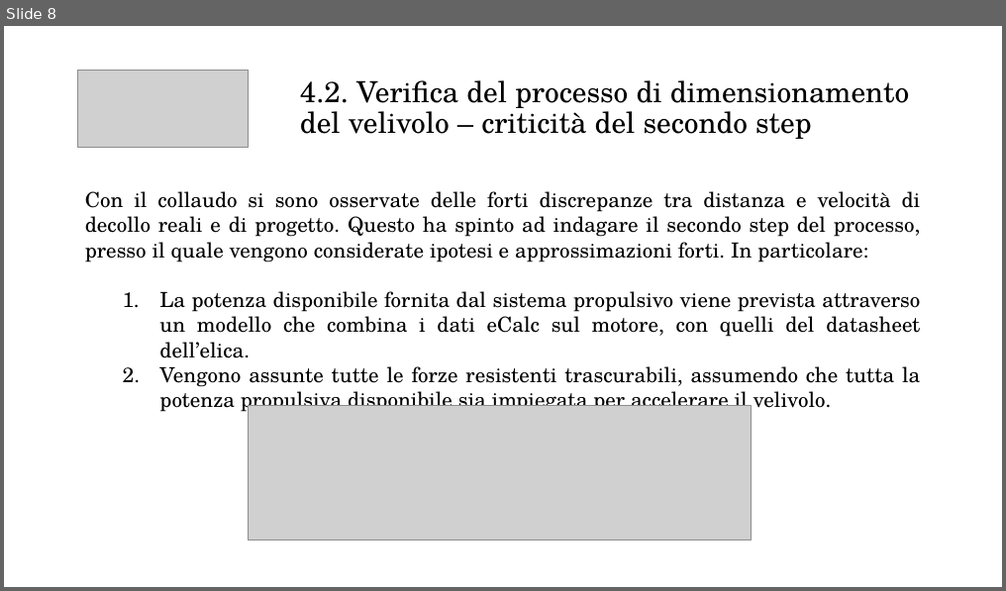
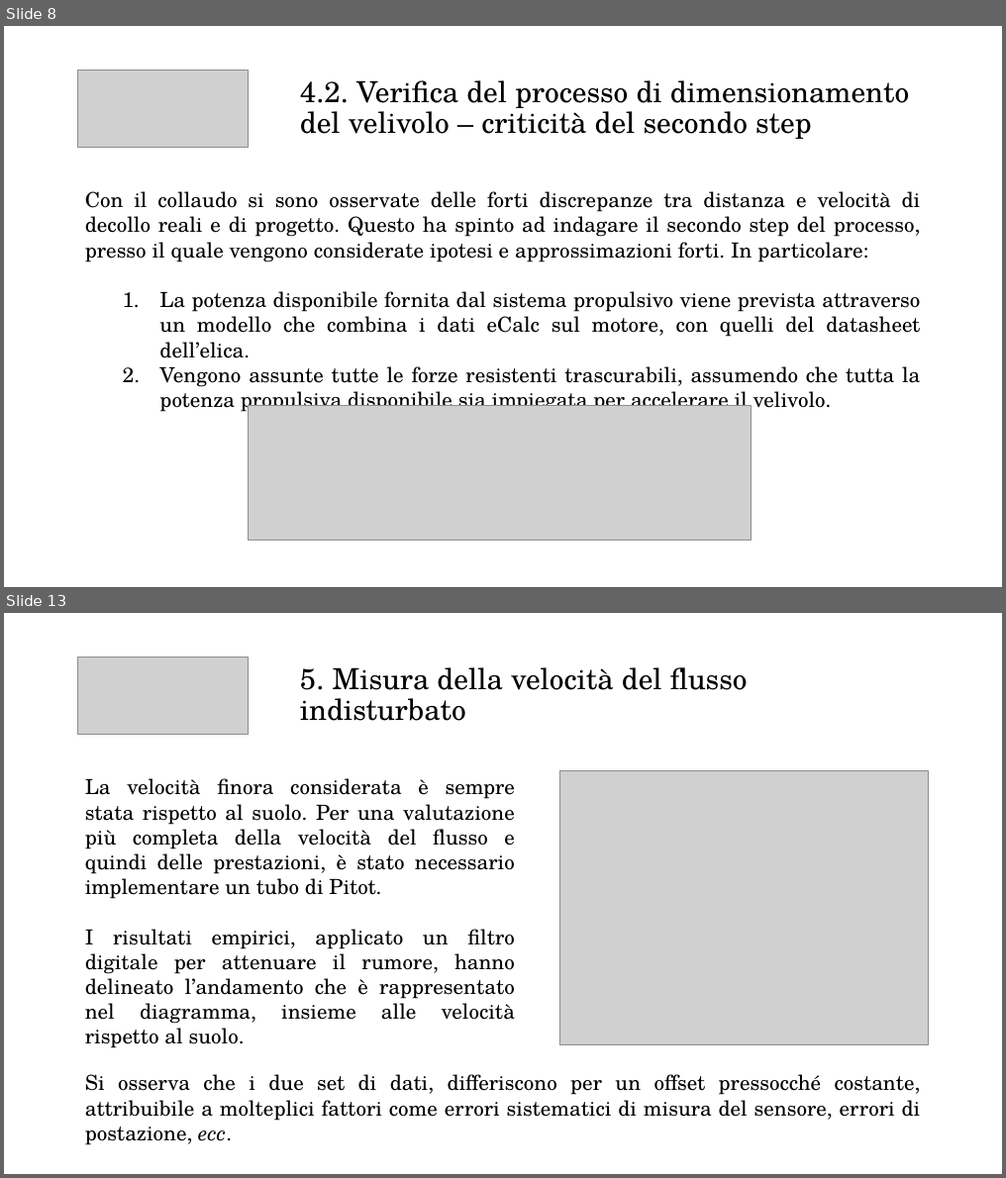
Before and after one commit to emanuele-cason/Tesi, a slide deck: Presentazione/Presentazione relazione.pptx. Shown one above the other, each under a label of ours: slide 8 before the commit, slides 8 and 13 after it; the slides between them are not shown. The pictures are 1006x591 and 1006x1178 pixels, drawn with LibreOffice and Linux fonts; fonts in the diff are those of the drawing; grey boxes stand for pictures. Boxes give left, top, right and bottom in pixels: in the first picture for what was removed or moved away, otherwise in the second. Text is boxed around its words. In the diff, an @@ line names an element or a change of style, - is before the commit and + after.

```diff
--- a/Presentazione/Presentazione relazione.pptx
+++ b/Presentazione/Presentazione relazione.pptx
@@ slide 13 added at bbox=[4, 613, 1002, 1174], background #FFFFFF @@
@@ picture added at bbox=[77, 658, 248, 735] @@
@@ text added at bbox=[300, 667, 747, 721], 28 pt, text #000000 @@
+5. Misura della velocità del flusso indisturbato
@@ text added at bbox=[85, 778, 515, 1049], 20 pt, text #000000 @@
+La velocità finora considerata è sempre stata rispetto al suolo. Per una valutazione più completa della velocità del flusso e quindi delle prestazioni, è stato necessario implementare un tubo di Pitot.
+I risultati empirici, applicato un filtro digitale per attenuare il rumore, hanno delineato l’andamento che è rappresentato nel diagramma, insieme alle velocità rispetto al suolo.
@@ picture added at bbox=[560, 770, 929, 1045] @@
@@ text added at bbox=[85, 1074, 921, 1121], 20 pt, text #000000 @@
+Si osserva che i due set di dati, differiscono per un offset pressocché costante, attribuibile a molteplici fattori come errori sistematici di misura del sensore, errori di postazione, ecc.
```
Also in this commit, not shown: 4 slides changed, 3 other slides added, 3 other files.
